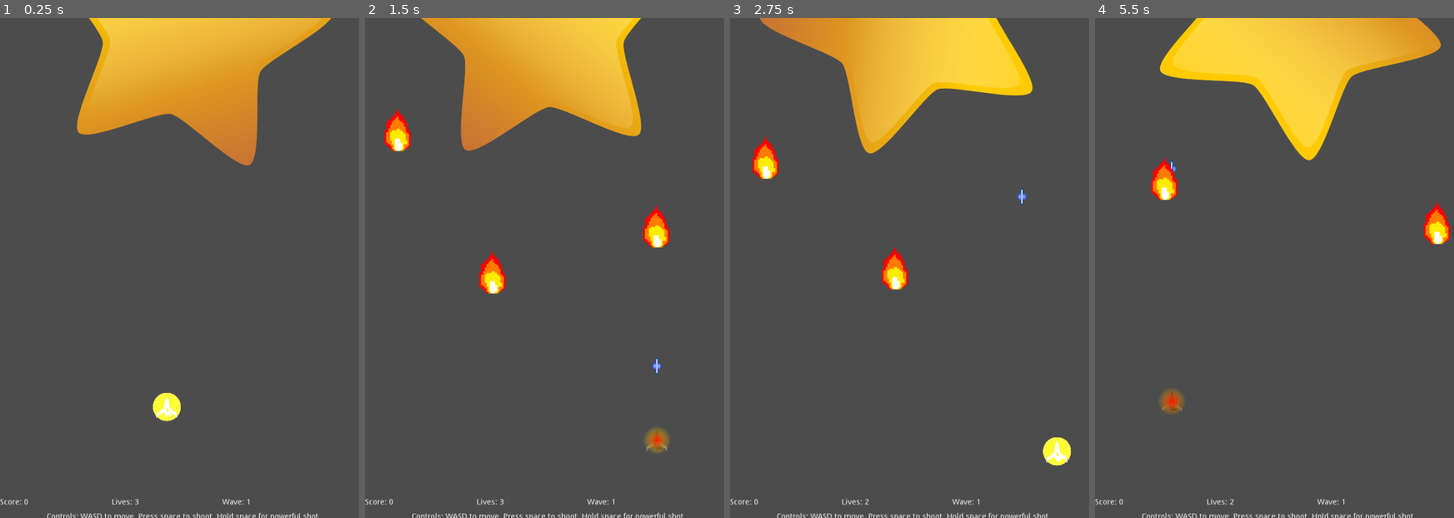
Above: before the commit, frames 1-4 (left to right).
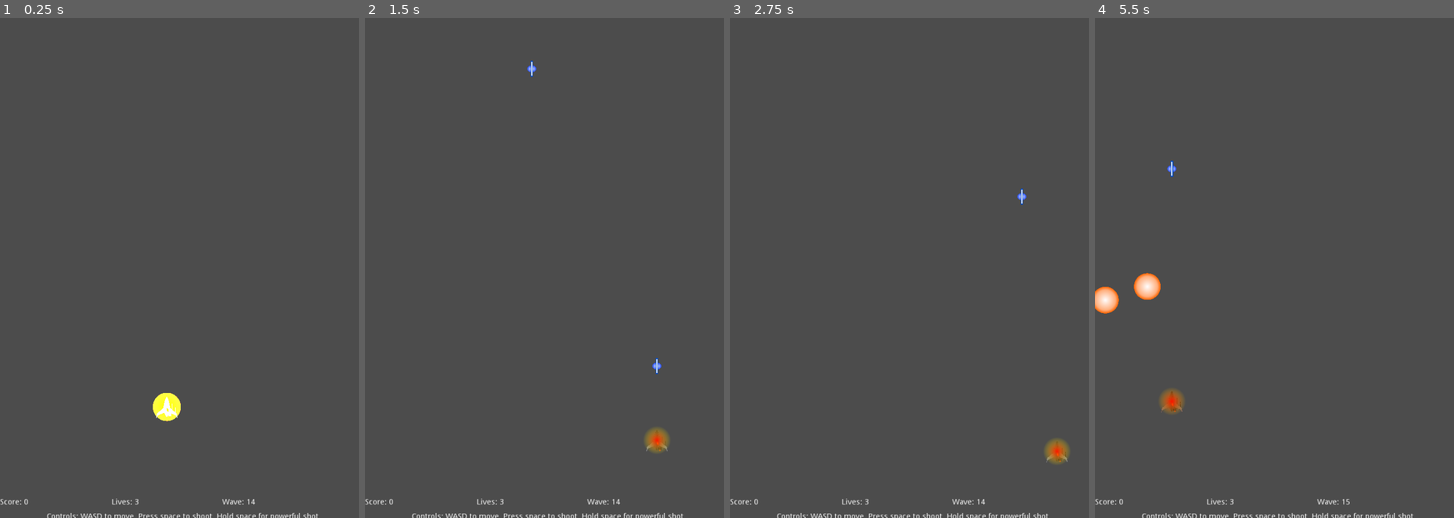
Above: after the commit, the same moments.

Repository: Imacds/ship-project-cs4700
Game: Godot game, scene res://Root.tscn
Two runs of this game, one before a commit and one after it. Both use one fixed random seed, a clock stepped at 60 frames per second and the inputs below.
Inputs:
- Up to frame 1 (0.25 s): no input
- Up to frame 2 (1.5 s): tap Space (shoot) at 0.5, 1.35 s; hold D (move_right) 0.53-1.28 s; hold Space (shoot) 0.53-1.28 s; hold S (move_down) from 1.28 s (still down)
- Up to frame 3 (2.75 s): tap Space (shoot) at 2 s; release S (move_down) at 2.03 s; hold D (move_right) from 2.03 s (still down); hold Space (shoot) from 2.03 s (still down)
- Up to frame 4 (5.5 s): release D (move_right) at 2.78 s; release Space (shoot) at 2.78 s; hold W (move_up) 2.78-3.53 s; tap Space (shoot) at 2.85, 3.5, 4.35 s; hold Space (shoot) 3.53-4.28 s; hold A (move_left) 3.53-5.03 s; hold S (move_down) from 5.03 s (still down); hold Space (shoot) from 5.03 s (still down)

The runs differ from the first frame. In frame 1, 12% of the frame differs, in the area x 21-93%, y 0-98%; in frame 2, 12%; in frame 3, 11%; in frame 4, 12%, in the area x 0-99%, y 0-98%.

Commit message:
add: global score vars

Diff:
--- a/EnemyController.gd
+++ b/EnemyController.gd
@@ -8,13 +8,12 @@
 var state = SPAWN
 var counter = 0.0
 var score = 0
-export (int) var goalScore = 0
 onready var bossController = $"../BossController"
 
 # Called every frame. 'delta' is the elapsed time since the previous frame.
 func _process(delta):
 	counter += delta
-	if state != STOP and score >= goalScore:
+	if state != STOP and score >= global.score_required_to_unlock_boss:
 		state = STOP
 		bossController.spawn()
 
--- a/SpawnController.gd
+++ b/SpawnController.gd
@@ -10,7 +10,7 @@
 
 var spotCounter = 0
 var sideCounter = 0
-var wave = 1
+var wave = 14
 
 # Called when the node enters the scene tree for the first time.
 func _ready():
--- a/project.godot
+++ b/project.godot
@@ -19,6 +19,10 @@
 run/main_scene="res://Root.tscn"
 boot_splash/fullsize=false
 config/icon="res://sprites/icon.png"
+
+[autoload]
+
+global="*res://scripts/global.gd"
 
 [display]
 
--- a/scenes/StarBoss.tscn
+++ b/scenes/StarBoss.tscn
@@ -106,7 +106,6 @@
 stream = ExtResource( 5 )
 
 [node name="GotHurtAudio" type="Node" parent="."]
-editor/display_folded = true
 script = ExtResource( 6 )
 
 [node name="Audio1" type="AudioStreamPlayer2D" parent="GotHurtAudio"]
--- /dev/null
+++ b/scripts/global.gd
@@ -0,0 +1,16 @@
+extends Node
+
+# project globals #
+var score_required_to_unlock_boss = 500
+var previous_score = 0
+var scores = []
+var highscore = get_highscore()
+
+func get_highscore():
+	var highest = 0
+	for score in scores:
+		if score > highest:
+			highest = score
+
+	highscore = highest
+	return highscore
